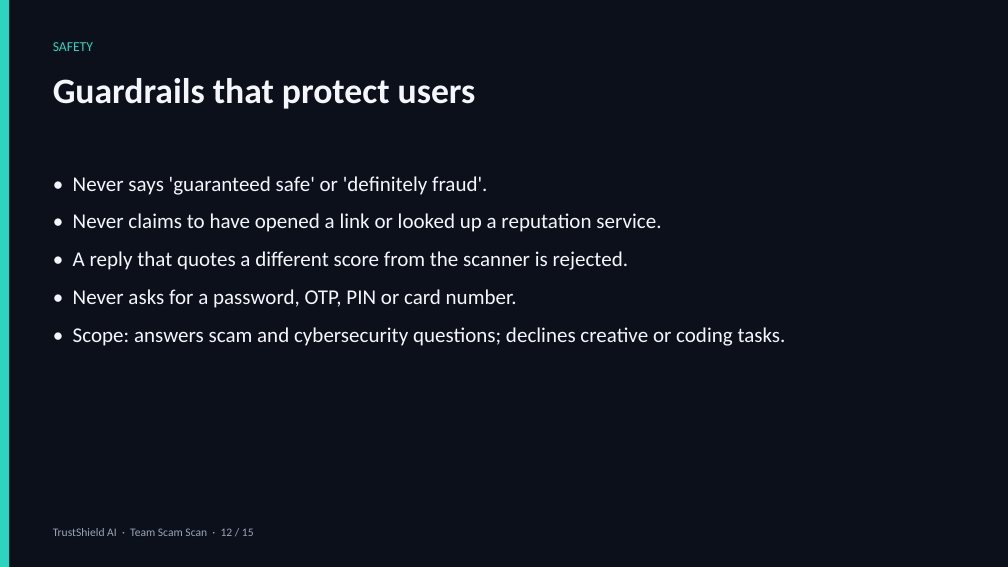
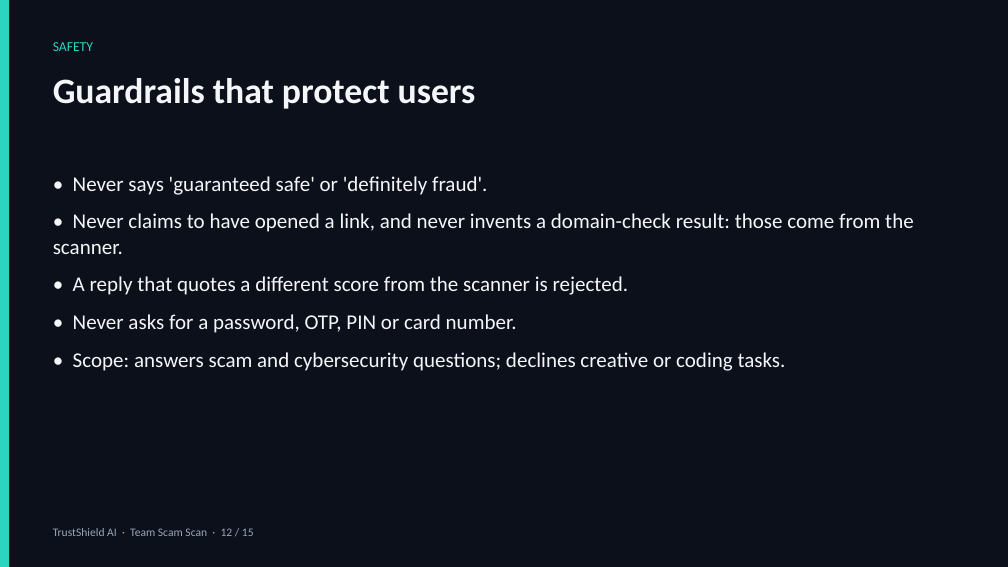
Before and after one commit to shubhsaxena2020/trustshield-ai, a slide deck: slide 12 of docs/presentation/TrustShield_AI_PSIT_TechExpo_2026.pptx. Drawn at 1008x567 pixels with LibreOffice and Linux fonts; fonts in the diff are those of the drawing. Boxes give left, top, right and bottom in pixels: in the first picture for what was removed or moved away, otherwise in the second. Text is boxed around its words. In the diff, an @@ line names an element or a change of style, - is before the commit and + after.

```diff
--- a/docs/presentation/TrustShield_AI_PSIT_TechExpo_2026.pptx
+++ b/docs/presentation/TrustShield_AI_PSIT_TechExpo_2026.pptx
@@ text at [53,213,914,254]: text changed @@
-• Never claims to have opened a link or looked up a reputation service.
+• Never claims to have opened a link, and never invents a domain-check result: those come from the scanner.
```
Also in this commit, not shown: 4 other slides changed, 5 other files.
